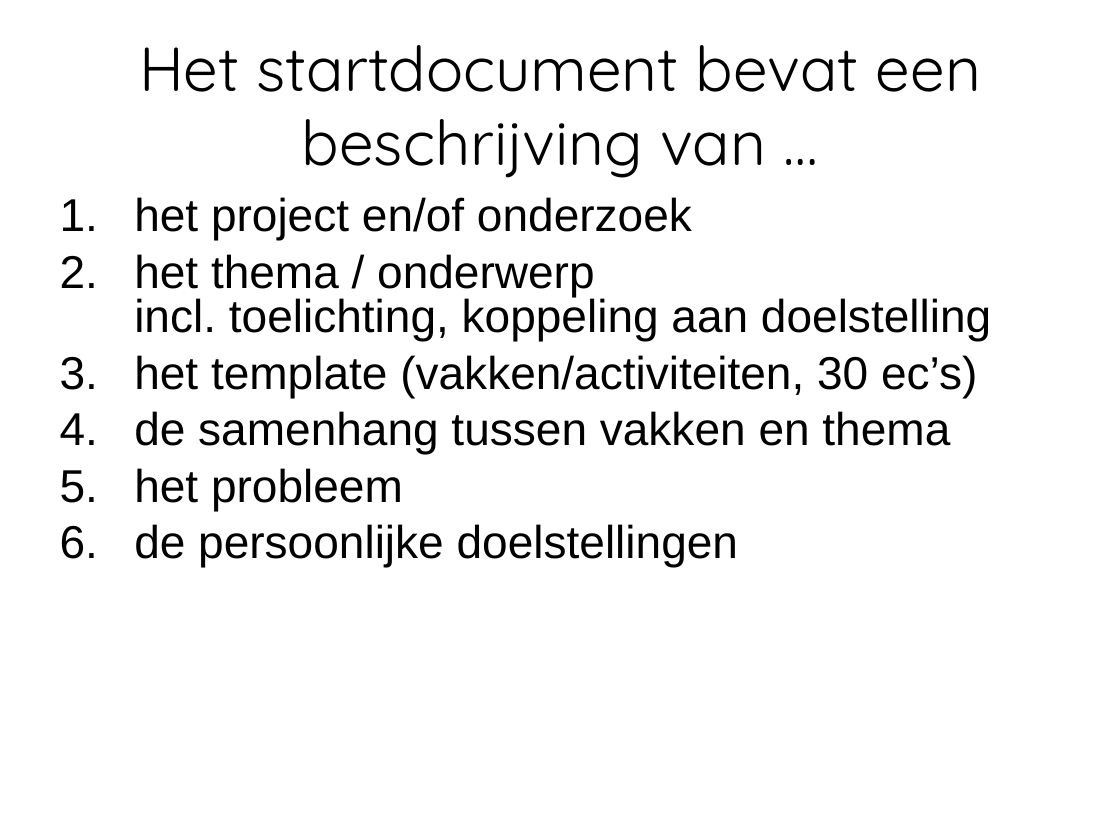
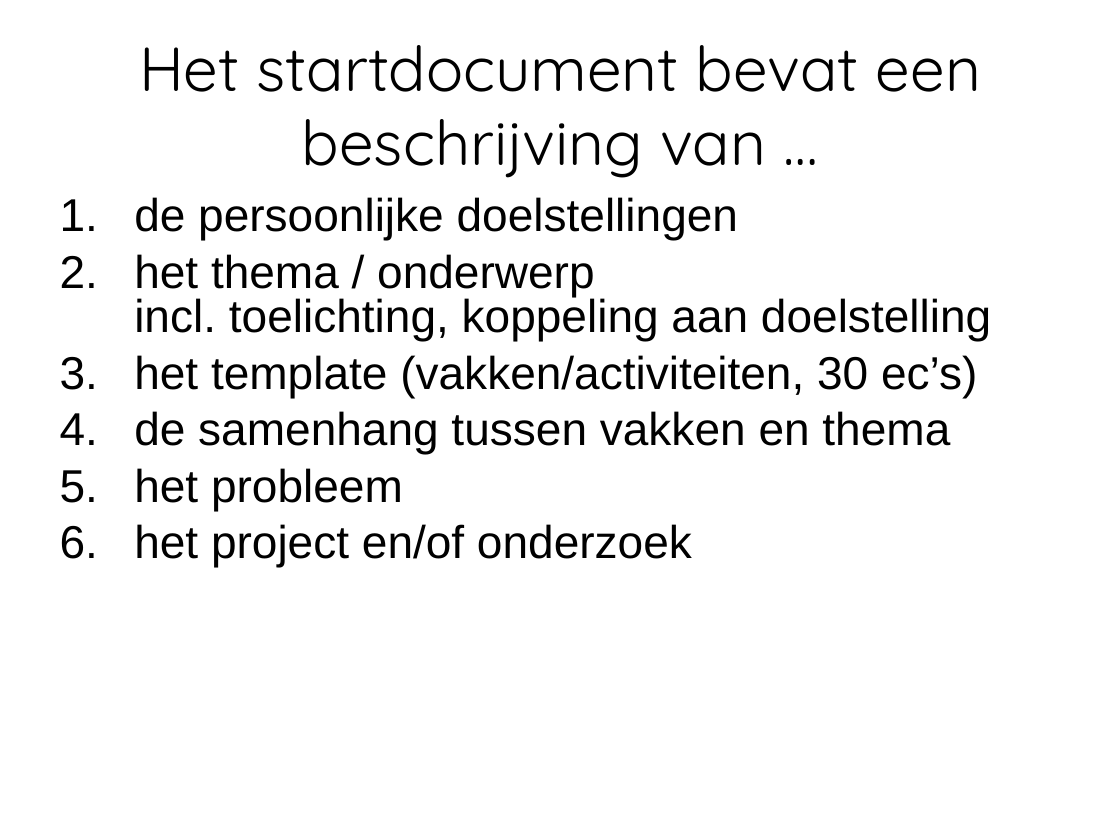
Before and after one commit to Zaibatsu89/androway, a slide deck: slide 19 of documents/minoren.ppt. Drawn at 1120x840 pixels with LibreOffice and Linux fonts; fonts in the diff are those of the drawing; background and template pictures are left out. Boxes give left, top, right and bottom in pixels: in the first picture for what was removed or moved away, otherwise in the second. Text is boxed around its words. In the diff, an @@ line names an element or a change of style, - is before the commit and + after.

```diff
--- a/documents/minoren.ppt
+++ b/documents/minoren.ppt
@@ text at (134,197,738,240): text changed @@
-1. het project en/of onderzoek
+1. de persoonlijke doelstellingen
@@ text at (134,524,692,567): text changed @@
-6. de persoonlijke doelstellingen
+6. het project en/of onderzoek
```
Also in this commit, not shown: 1 other file.
